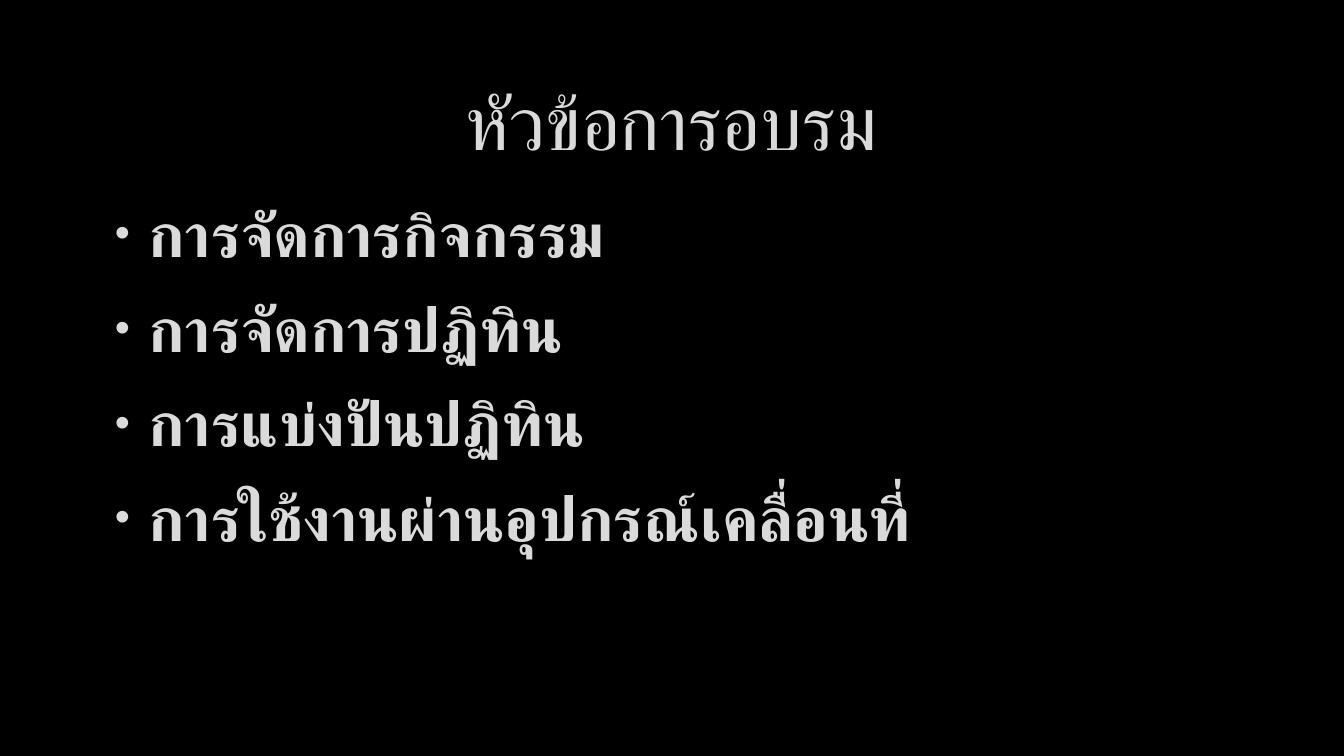
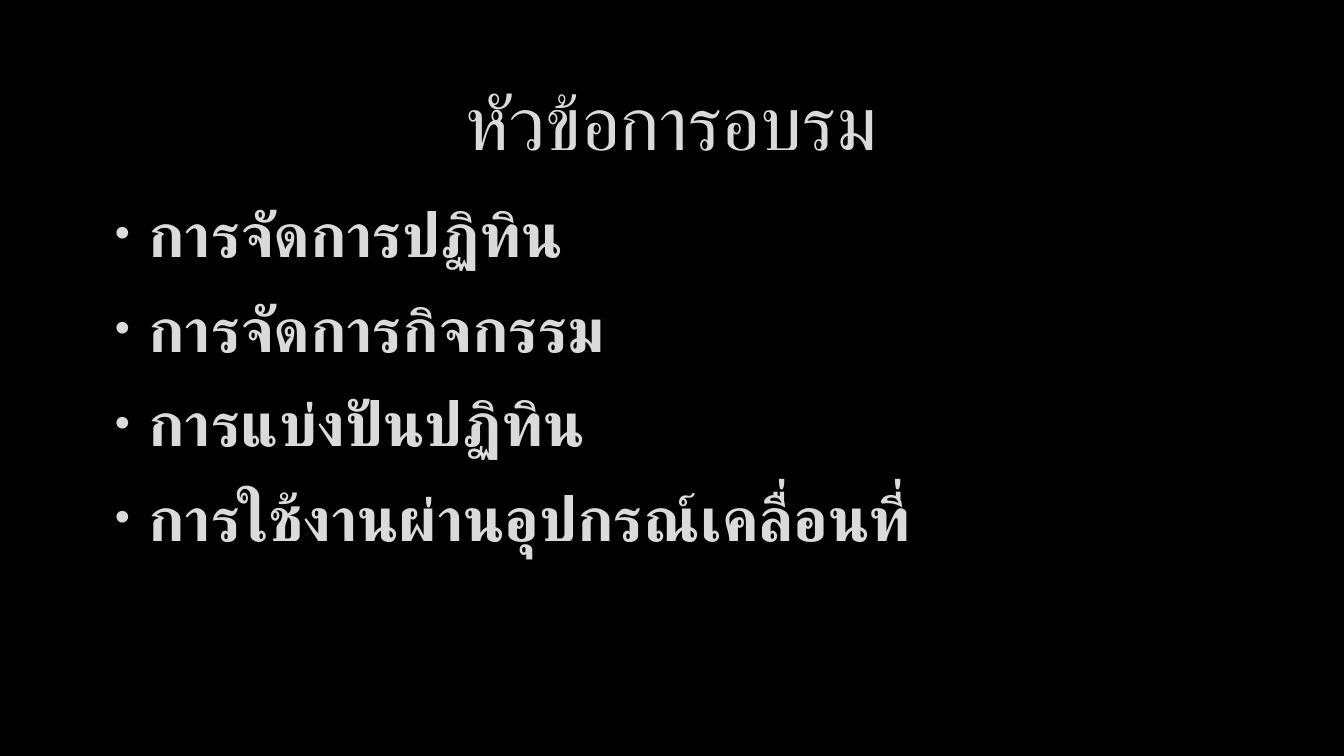
Before and after one commit to bratchasak/gcalendar, a slide deck: slide 2 of Google Calendar.pptx. Drawn at 1344x756 pixels with LibreOffice and Linux fonts; fonts in the diff are those of the drawing; background and template pictures are left out. Boxes give left, top, right and bottom in pixels: in the first picture for what was removed or moved away, otherwise in the second. Text is boxed around its words. In the diff, an @@ line names an element or a change of style, - is before the commit and + after.

```diff
--- a/Google Calendar.pptx
+++ b/Google Calendar.pptx
@@ text at (149, 209, 563, 271): paragraph added @@
+• การจัดการปฏิทิน
@@ text at (149, 304, 563, 366): paragraph removed @@
-• การจัดการปฏิทิน
```
Also in this commit, not shown: 6 slides added, 1 slide removed, 5 other files.
